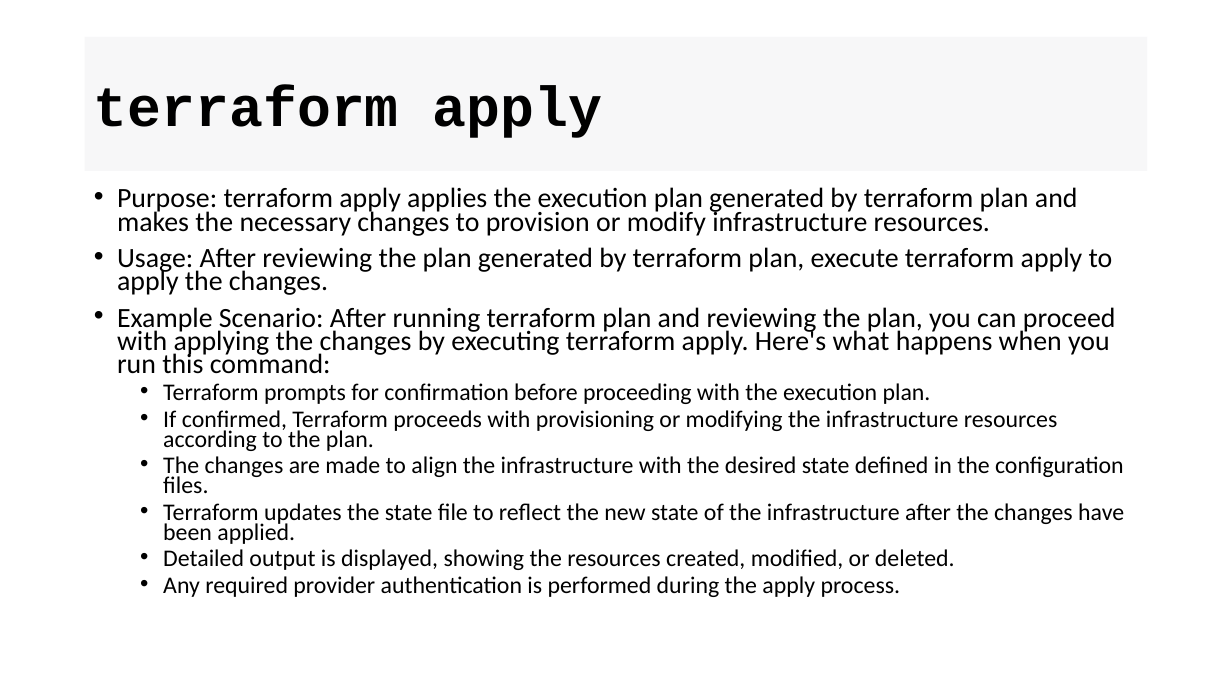
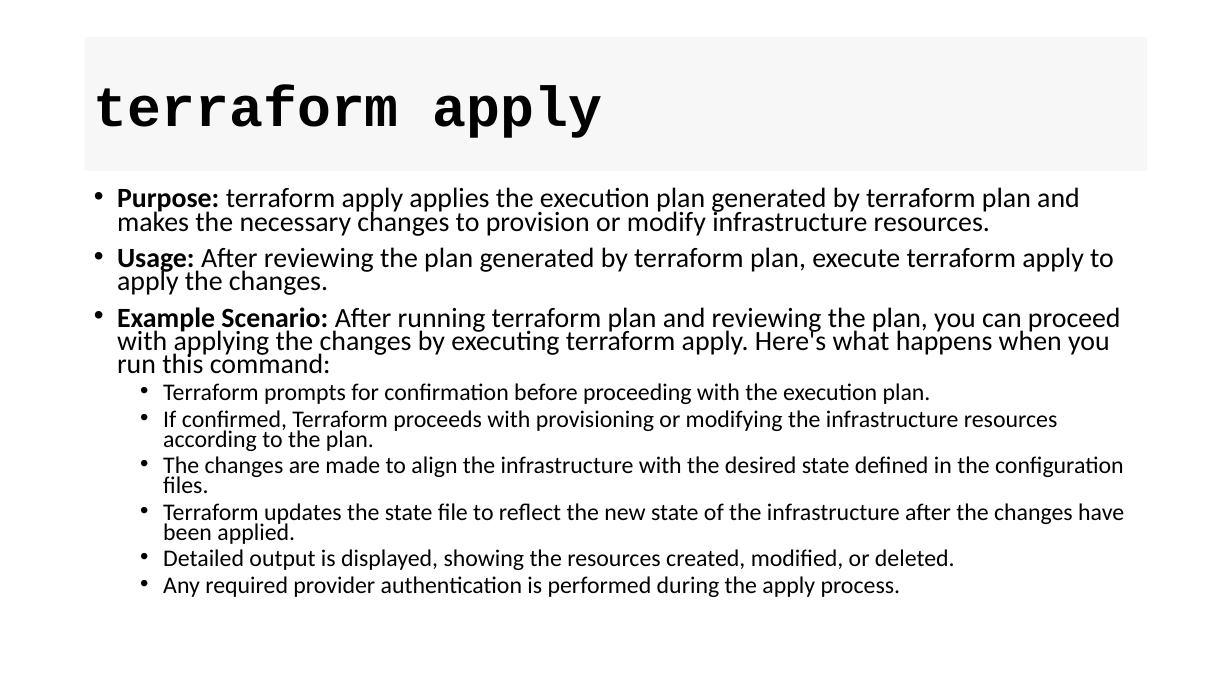
Before and after one commit to amitopenwriteup/terraform, a slide deck: slide 4 of Terraform cmds.pptx. Drawn at 1232x693 pixels with LibreOffice and Linux fonts; fonts in the diff are those of the drawing. Boxes give left, top, right and bottom in pixels: in the first picture for what was removed or moved away, otherwise in the second. Text is boxed around its words. In the diff, an @@ line names an element or a change of style, - is before the commit and + after.

```diff
--- a/Terraform cmds.pptx
+++ b/Terraform cmds.pptx
@@ text at [117, 187, 1121, 374]: bold on in "Purpose:", "Usage:", "Example Scenario:" @@
```
Also in this commit, not shown: 2 other slides changed, 11 other files.
